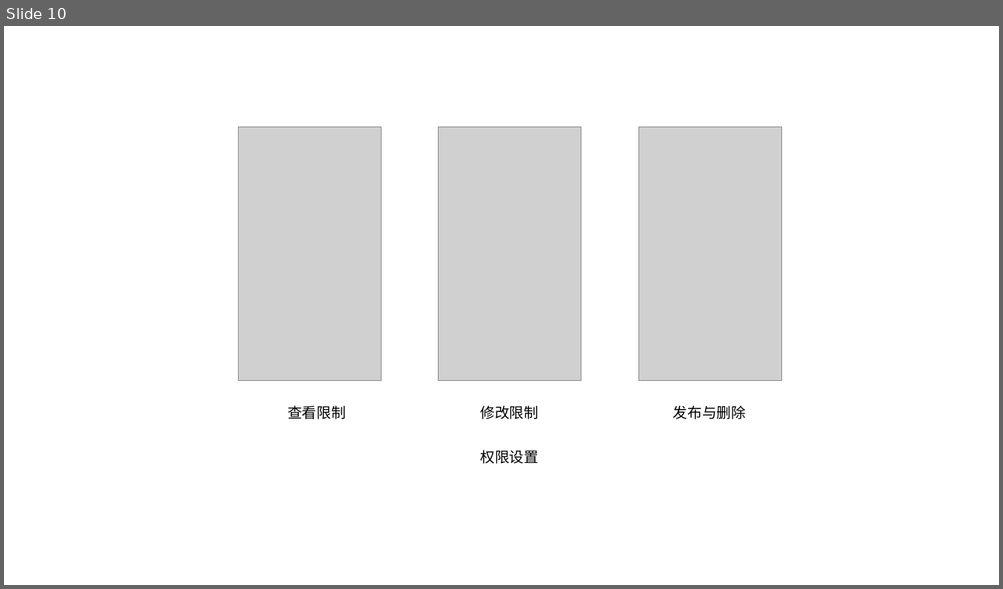
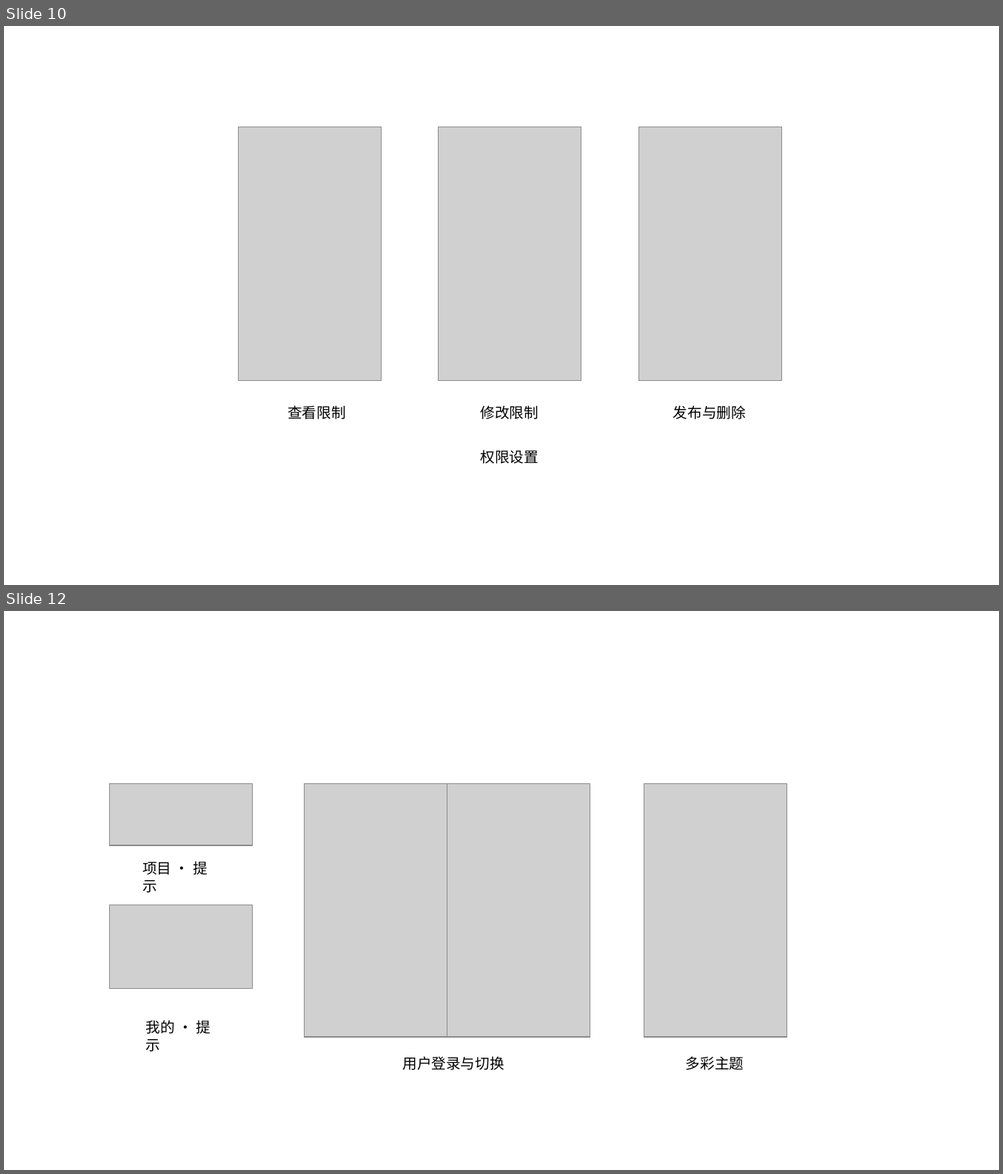
Before and after one commit to goozyshi/Gooit, a slide deck: Gooit自绘图标.pptx. Shown one above the other, each under a label of ours: slide 10 before the commit, slides 10 and 12 after it; the slides between them are not shown. The pictures are 1003x589 and 1003x1174 pixels, drawn with LibreOffice and Linux fonts; fonts in the diff are those of the drawing; grey boxes stand for pictures. Boxes give left, top, right and bottom in pixels: in the first picture for what was removed or moved away, otherwise in the second. Text is boxed around its words. In the diff, an @@ line names an element or a change of style, - is before the commit and + after.

```diff
--- a/Gooit自绘图标.pptx
+++ b/Gooit自绘图标.pptx
@@ slide 12 added at [4,611,999,1170], background #FFFFFF @@
@@ group added at [110,783,786,1071]: 5 pictures, 4 texts @@
+项目 · 提示
+我的 · 提示
+用户登录与切换
+多彩主题
```
Also in this commit, not shown: 3 slides changed, 1 other slide added, 13 other files.
